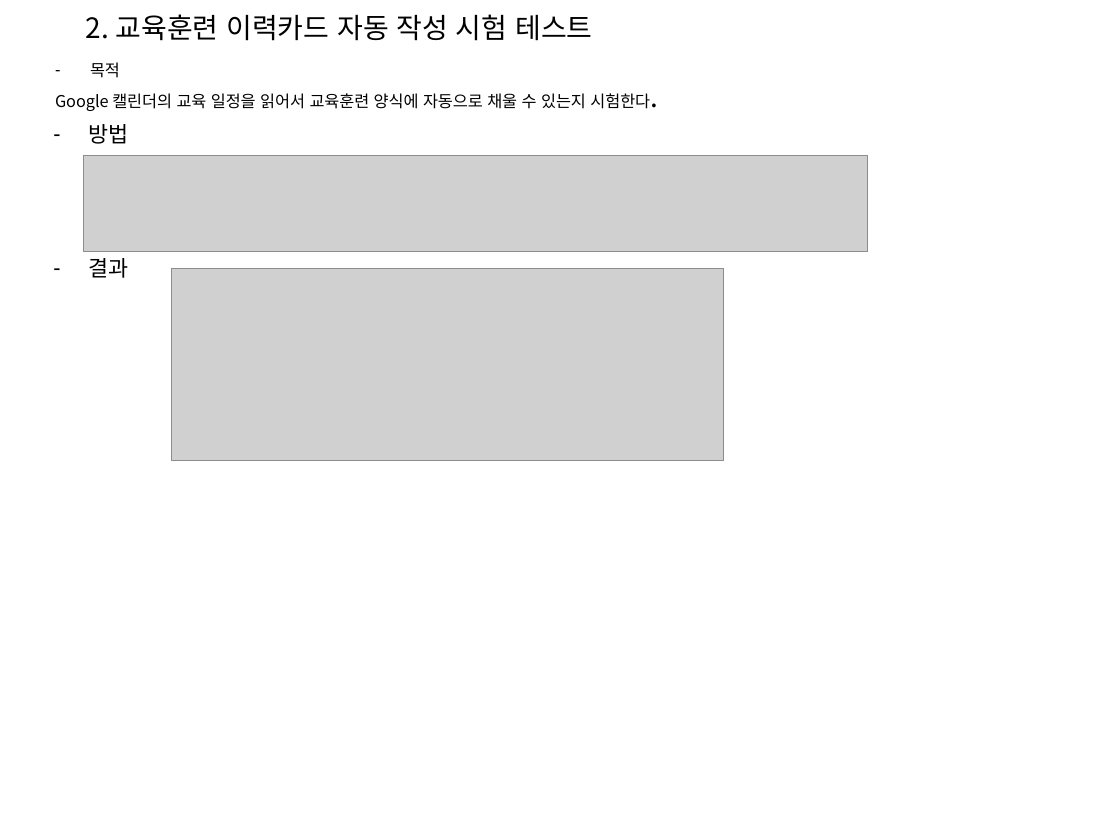
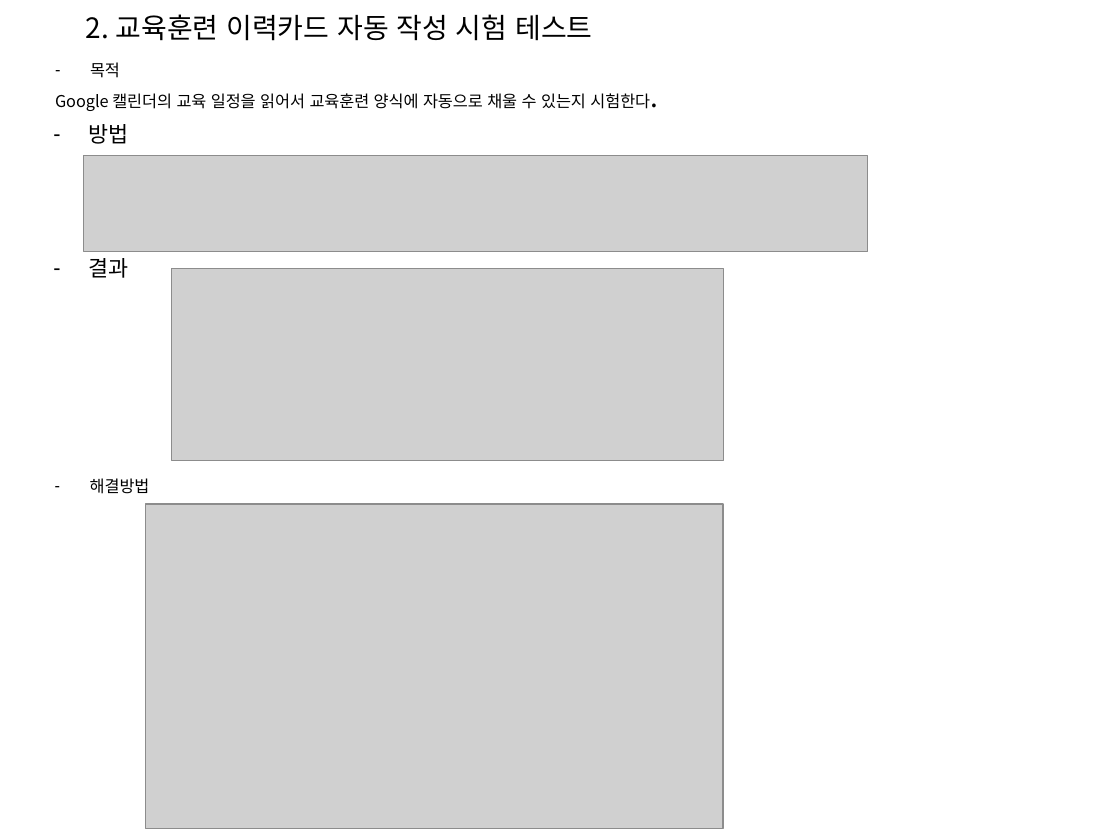
Before and after one commit to ckdtjs0911-glitch/Seony-example, a slide deck: slide 2 of meeting/1112_회의자료.pptx (slide 3 before the commit). Drawn at 1120x840 pixels with LibreOffice and Linux fonts; fonts in the diff are those of the drawing; grey boxes stand for pictures. Boxes give left, top, right and bottom in pixels: in the first picture for what was removed or moved away, otherwise in the second. Text is boxed around its words. In the diff, an @@ line names an element or a change of style, - is before the commit and + after.

```diff
--- a/meeting/1112_회의자료.pptx
+++ b/meeting/1112_회의자료.pptx
@@ text added at <box>90,478,150,494</box>, 10.5 pt, text #000000 @@
+– 해결방법
@@ picture added at <box>146,504,724,829</box> @@
```
Also in this commit, not shown: 2 other slides changed, 2 slides removed, 1 other file.
